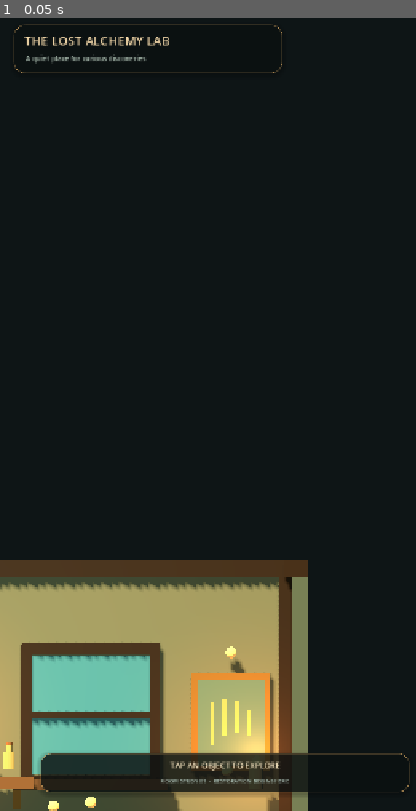
Above: before the commit, frame 1.
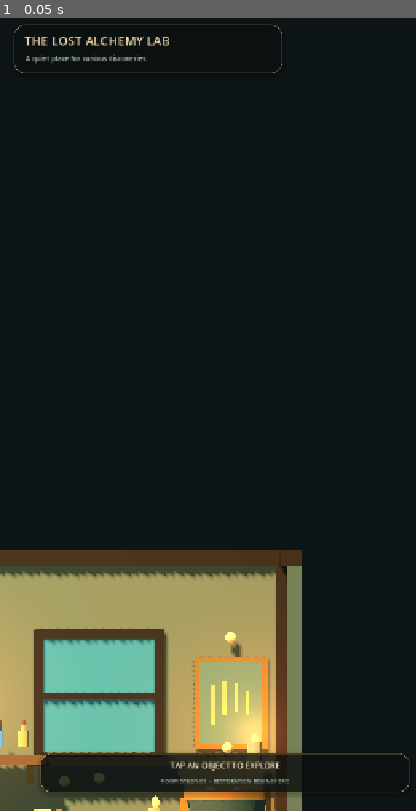
Above: after the commit, the same moment.

Repository: Kryodo/spell-sort-game
Game: Godot game, scene res://scenes/lab_room_prototype.tscn
Two runs of this game, one before a commit and one after it. Both use one fixed random seed, a clock stepped at 60 frames per second and the inputs below.
Inputs:
- Up to frame 1 (0.05 s): no input

The runs differ from the first frame. In frame 1, 9.0% of the frame differs, in the area x 0-75%, y 67-100%.

Commit message:
Fit the full room comfortably in portrait framing

Diff:
--- a/scripts/lab_room_prototype.gd
+++ b/scripts/lab_room_prototype.gd
@@ -55,7 +55,7 @@
 	_camera = Camera3D.new()
 	_camera.name = "RoomCamera"
 	_camera.projection = Camera3D.PROJECTION_ORTHOGONAL
-	_camera.size = 10.4
+	_camera.size = 11.1
 	_camera.position = Vector3(1.75, 7.0, 11.4)
 	_camera.look_at(Vector3(0.0, 2.0, 0.0), Vector3.UP)
 	_camera.near = 0.05
